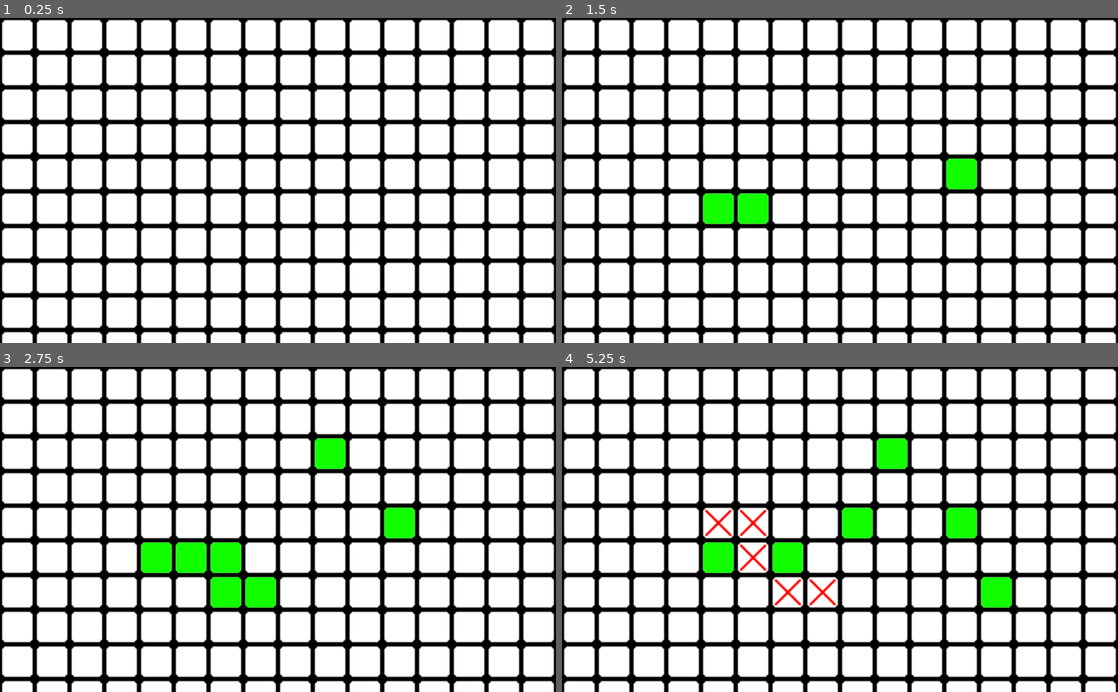
Above: before the commit, frames 1-4 (two rows, left to right).
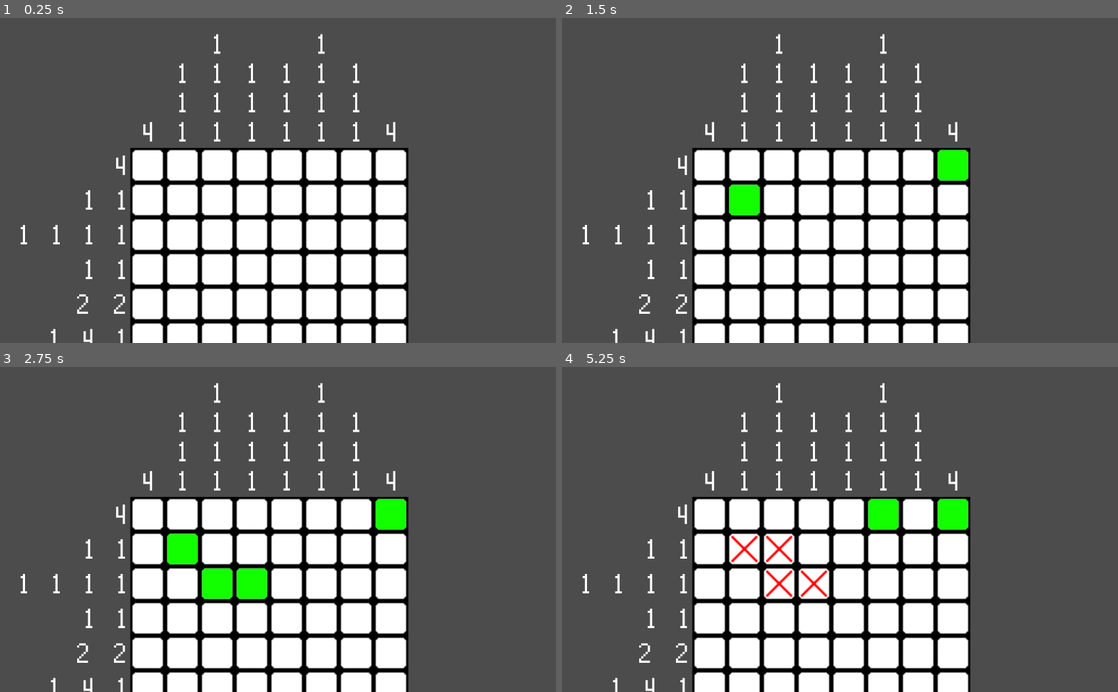
Above: after the commit, the same moments.

Repository: AndrewWilkinson88/LudumDare51
Game: Godot game, scene res://picross/picross.tscn
Two runs of this game, one before a commit and one after it. Both use one fixed random seed, a clock stepped at 60 frames per second and the inputs below.
Inputs (mouse positions are in pixels of both pictures, inside the frame that each line leads up to):
- Up to frame 1 (0.25 s): no input
- Up to frame 2 (1.5 s): tap Enter at 0.5 s; move the mouse to (962, 164) at 0.52 s; click (962, 164) at 0.67 s; tap Space at 1.25 s; drag from (728, 196) to (812, 245) at 1.27 s
- Up to frame 3 (2.75 s): tap Enter at 2 s; move the mouse to (333, 458) at 2.02 s; click (333, 458) at 2.17 s
- Up to frame 4 (5.25 s): tap Space at 2.75, 4.25 s; drag from (812, 594) to (673, 480) at 2.77 s; tap Enter at 3.5 s; move the mouse to (1006, 578) at 3.52 s; click (1006, 578) at 3.67 s; drag from (673, 480) to (756, 448) at 4.27 s; move the mouse to (867, 529) at 5.02 s; click (867, 529) at 5.17 s

The runs differ from the first frame. In frame 1, 85% of the frame differs, in the area x 0-100%, y 0-100%; in frame 2, 85%; in frame 3, 86%; in frame 4, 86%.

Commit message:
Number UI added

Diff:
--- a/picross/picross.gd
+++ b/picross/picross.gd
@@ -3,6 +3,9 @@
 class_name PicrossPuzzle
 
 var THRESHOLD : float = .1
+var UI_OFFSET : int = 120
+
+var gamefield : Node2D
 
 # Texture for the input puzzle
 var curPuzzleTexture : Texture
@@ -10,6 +13,8 @@
 var cellTexture : Texture
 var yesTexture : Texture
 var noTexture : Texture
+
+var font : DynamicFont
 
 #Holds the Y and X picross arrays.  IE if the image were 0011001100 the array would hold (2,2)
 var curPuzzlePicrossY
@@ -25,11 +30,16 @@
 func _ready():
 	self.scale.x = 2
 	self.scale.y = 2
+	font = DynamicFont.new()
+	font.font_data = load("res://fonts/rainyhearts.ttf")
+	font.size = 32
+	font.extra_spacing_bottom = -3
+	font.extra_spacing_top = -3
 	cellTexture  = load("res://picross/cell.png")
 	yesTexture  = load("res://picross/picrosspositive.png")
 	noTexture  = load("res://picross/x.png")
 
-	createPicrossPuzzle("res://picross/face2.png")
+	createPicrossPuzzle("res://picross/smiley.png")
 	pass # Replace with function body.
 
 #Load and setup a picross puzzle by name
@@ -44,7 +54,6 @@
 	puzzleWidth = image.get_width()
 	puzzleHeight = image.get_height()
 
-	var textToPrint = ""
 	var c : Color
 	var chainCounter :int  = 0
 	var firstPerLine :bool
@@ -68,18 +77,9 @@
 			# or at the end of line then we're ready to create a full entry for this picross value
 			if chainCounter > 0 && (c.a < THRESHOLD || y == puzzleHeight-1) :
 				curPuzzlePicrossY[x].append( chainCounter)
-				if !firstPerLine :
-					textToPrint += " , "
-				textToPrint += str(chainCounter)
 				firstPerLine = false
 				chainCounter = 0
-		if firstPerLine :
-			textToPrint += '-'
-		textToPrint += "\n"
 
-	print(textToPrint)
-	print()
-	textToPrint = ""
 	chainCounter = 0
 
 	for y in puzzleHeight:
@@ -91,23 +91,20 @@
 				chainCounter +=1
 			if chainCounter > 0 && (c.a < THRESHOLD || x == puzzleWidth-1) :
 				curPuzzlePicrossX[y].append( chainCounter)
-				if !firstPerLine :
-					textToPrint += " , "
-				textToPrint += str(chainCounter)
 				firstPerLine = false
 				chainCounter = 0
-		if firstPerLine :
-			textToPrint += '-'
-		textToPrint += "\n"
 
-	print(textToPrint)
 	image.unlock()
 
-	#add_child(sprite)
 	_generateGamefield()
+	_generatePicrossText()
 	pass
 
 func _generateGamefield():
+	gamefield = Node2D.new()
+	gamefield.position.x = UI_OFFSET
+	gamefield.position.y = UI_OFFSET
+	add_child(gamefield)
 	picrossField = []
 	for x in puzzleWidth:
 		picrossField.append([])
@@ -117,16 +114,37 @@
 			cell.setup(cellTexture, yesTexture, noTexture)
 			cell.position.x = x * cellTexture.get_width()
 			cell.position.y = y * cellTexture.get_height()
-			add_child(cell)
-
-#			if (x + y) % 3 == 0:
-#				cell.setOverlay(PicrossCell.CELL_STATE.YES)
-#			elif (x + y+1) % 3:
-#				cell.setOverlay(PicrossCell.CELL_STATE.NO)
+			gamefield.add_child(cell)
 	pass
 
-# Called every frame. 'delta' is the elapsed time since the previous frame.
-func _process(delta):
+func _generatePicrossText():
+
+	for x in puzzleWidth:
+		var label = Label.new()
+		label.set("custom_fonts/font", font);
+		label.set_size(Vector2(cellTexture.get_width(), UI_OFFSET-3))
+		label.align = Label.ALIGN_CENTER
+		label.valign = Label.VALIGN_BOTTOM
+		add_child(label)
+		label.set_position(Vector2(UI_OFFSET + x * cellTexture.get_width(), 0))
+		for y in curPuzzlePicrossY[x].size():
+			label.text += str(curPuzzlePicrossY[x][y])
+			if(y != curPuzzlePicrossY[x].size()-1):
+				label.text += "\n"
+
+	for y in puzzleHeight:
+		var label = Label.new()
+		label.set("custom_fonts/font", font);
+		label.set_size(Vector2(UI_OFFSET-3, cellTexture.get_height()))
+		label.align = Label.ALIGN_RIGHT
+		label.valign = Label.VALIGN_CENTER
+		add_child(label)
+		label.set_position( Vector2(0,UI_OFFSET + y * cellTexture.get_height()))
+		for x in curPuzzlePicrossX[y].size():
+			label.text += str(curPuzzlePicrossX[y][x])
+			if(x != curPuzzlePicrossX[y].size()-1):
+				label.text +=  "  "
+
 	pass
 
 var leftButtonDown : bool = false
@@ -135,7 +153,7 @@
 
 func _input(event):
 	if event is InputEventMouse:
-		var pos = to_local(event.position)
+		var pos = gamefield.to_local(event.position)
 		var x :int = pos.x / cellTexture.get_width()
 		var y :int = pos.y / cellTexture.get_height()
 		var isValidCell = x >= 0 and x < puzzleWidth and y >= 0 and y < puzzleHeight
@@ -152,7 +170,6 @@
 			elif(event.button_index == BUTTON_RIGHT and not event.pressed):
 				rightButtonDown = false
 
-		print ("x : " + str(x) + "   y : " + str(y))
 		if leftButtonDown and isValidCell:
 			picrossField[x][y].setState(dragType)
 		if rightButtonDown and isValidCell:
--- a/project.godot
+++ b/project.godot
@@ -12,7 +12,7 @@
 "base": "Node2D",
 "class": "PicrossCell",
 "language": "GDScript",
-"path": "res://PicrossCell.gd"
+"path": "res://picross/PicrossCell.gd"
 }, {
 "base": "Node2D",
 "class": "PicrossPuzzle",
Binary file added: fonts/Minecraft.ttf
Binary file added: fonts/rainyhearts.ttf
Renamed: PicrossCell.gd -> picross/PicrossCell.gd
Binary file added: picross/bigsmiley.png
Not shown, added: picross/bigsmiley.png.import
Binary file added: picross/smiley.png
Not shown, added: picross/smiley.png.import
Not shown, added: picross/smiley.xcf
